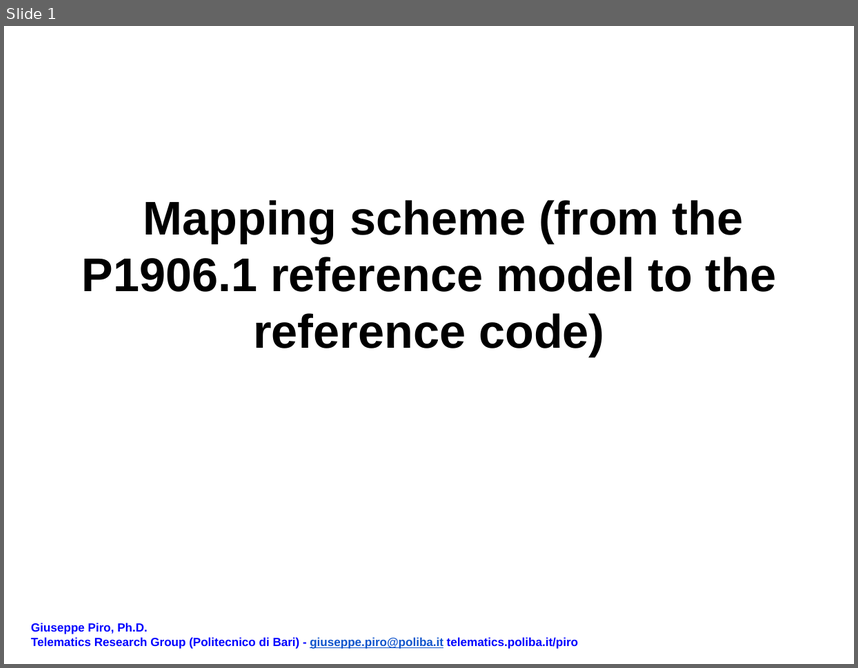
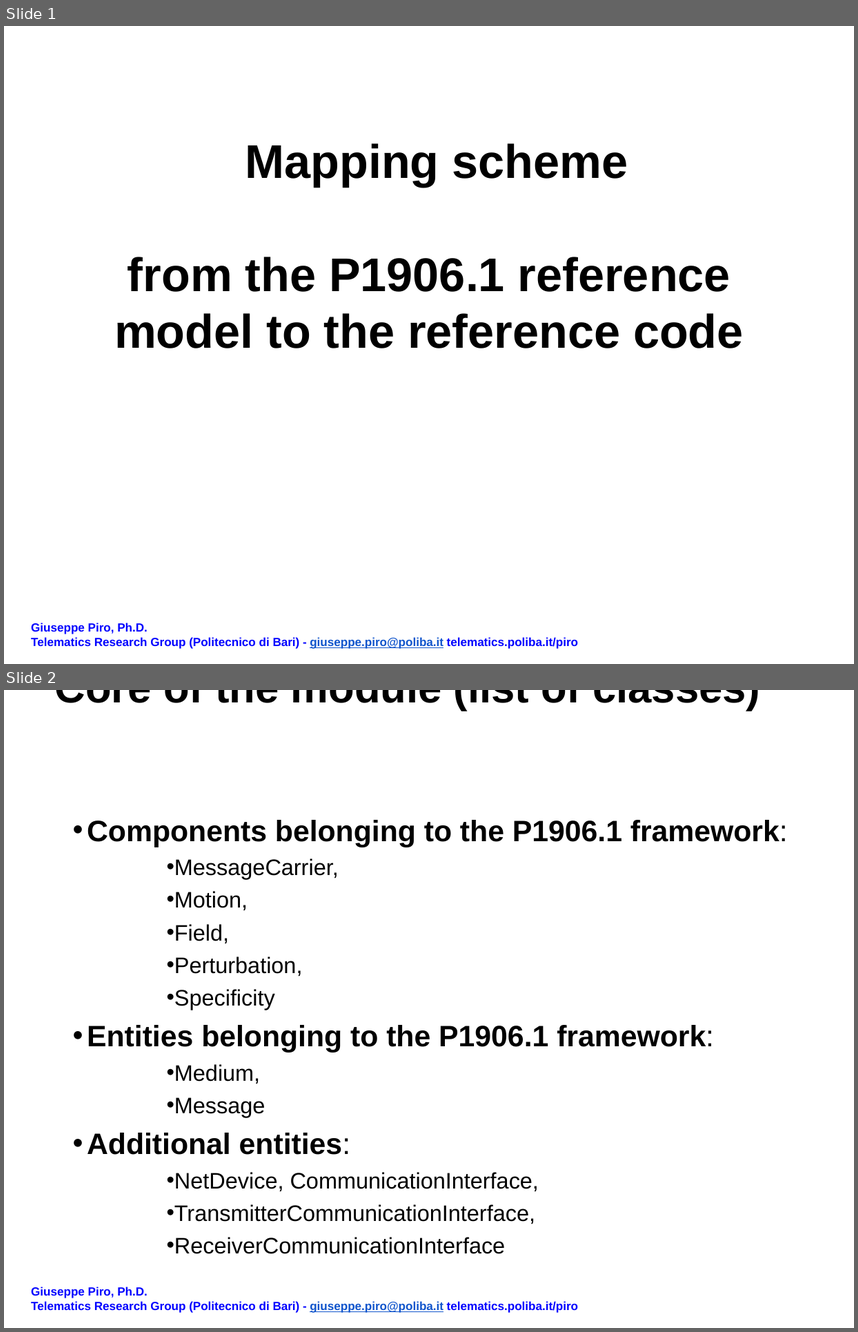
Before and after one commit to EnzoRong1013/ieee-p1906-1-reference-code, a slide deck: docs/mapping_scheme.pptx. Shown one above the other, each under a label of ours: slide 1 before the commit, slides 1 and 2 after it. The pictures are 858x668 and 858x1332 pixels, drawn with LibreOffice and Linux fonts; fonts in the diff are those of the drawing. Boxes give left, top, right and bottom in pixels: in the first picture for what was removed or moved away, otherwise in the second. Text is boxed around its words. In the diff, an @@ line names an element or a change of style, - is before the commit and + after.

```diff
--- a/docs/mapping_scheme.pptx
+++ b/docs/mapping_scheme.pptx
@@ slide 2 added at [4, 690, 854, 1328], background #FFFFFF @@
@@ title added at [55, 690, 760, 711], 36 pt, text #000000, bold @@
+Core of the module (list of classes)
@@ text added at [87, 820, 788, 1254], 19 pt, text #000000 @@
+• Components belonging to the P1906.1 framework:
+  • MessageCarrier,
+  • Motion,
+  • Field,
+  • Perturbation,
+  • Specificity
+• Entities belonging to the P1906.1 framework:
+  • Medium,
+  • Message
+• Additional entities:
+  • NetDevice, CommunicationInterface,
+  • TransmitterCommunicationInterface,
+  • ReceiverCommunicationInterface
@@ text added at [31, 1286, 578, 1312], 10 pt, text #0000FF, bold @@
+Giuseppe Piro, Ph.D.
+Telematics Research Group (Politecnico di Bari) - giuseppe.piro@poliba.it telematics.poliba.it/piro
@@ slide 1 changed as well @@
@@ title at [114, 143, 744, 348]: text changed @@
-Mapping scheme (from the P1906.1 reference model to the reference code)
+Mapping scheme
+from the P1906.1 reference model to the reference code
```
Also in this commit, not shown: 2 other slides changed, 18 other slides added.
